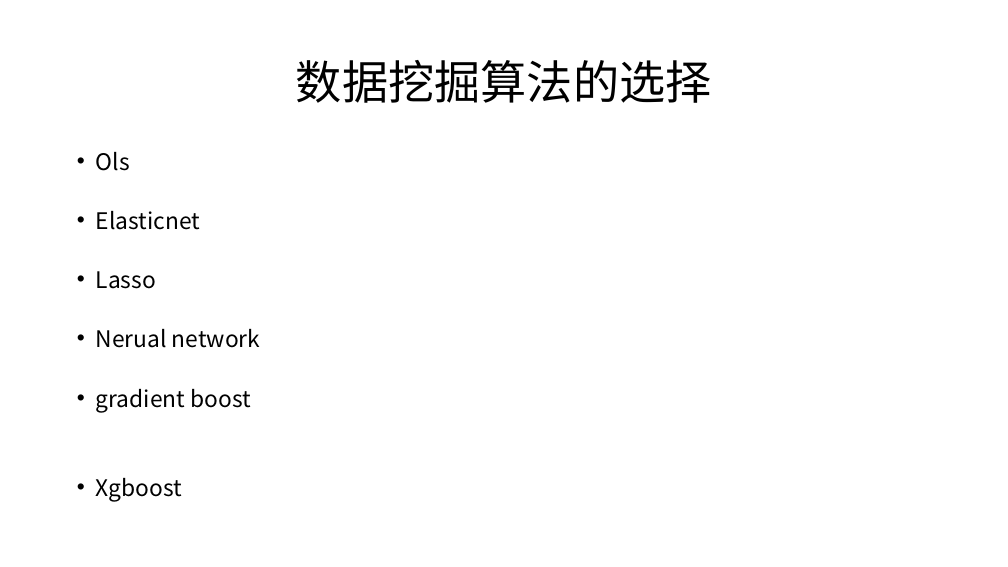
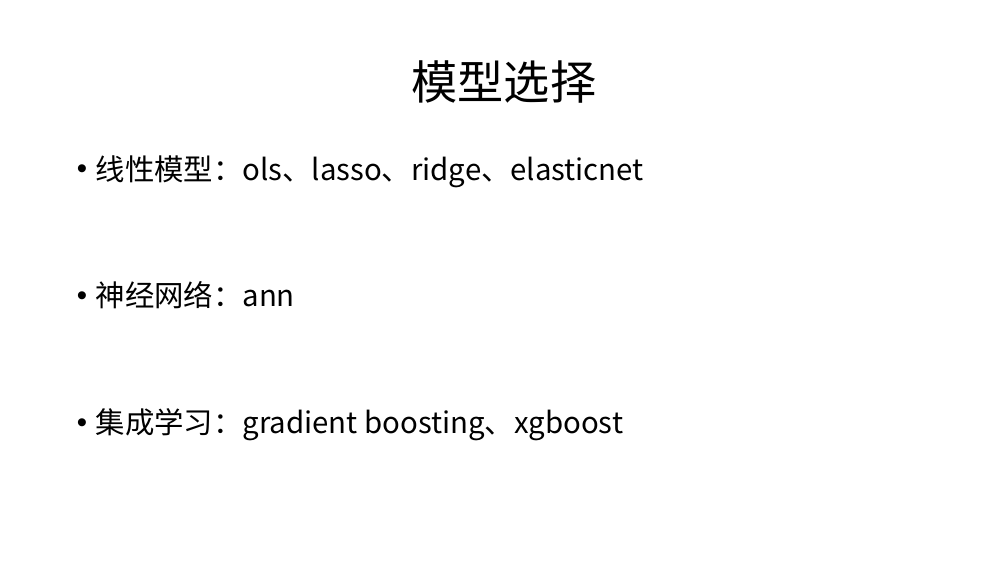
Before and after one commit to LZKPKU/-, a slide deck: slide 8 of 期末报告.pptx (slide 3 before the commit). Drawn at 1008x567 pixels with LibreOffice and Linux fonts; fonts in the diff are those of the drawing. Boxes give left, top, right and bottom in pixels: in the first picture for what was removed or moved away, otherwise in the second. Text is boxed around its words. In the diff, an @@ line names an element or a change of style, - is before the commit and + after.

```diff
--- a/期末报告.pptx
+++ b/期末报告.pptx
@@ title at (411, 60, 596, 103): text changed @@
-数据挖掘算法的选择
+模型选择
@@ text at (96, 155, 644, 441): text changed; size 21.7 to 28 pt @@
-• Ols
-• Elasticnet
-• Lasso
-• Nerual network
-• gradient boost
-• Xgboost
+• 线性模型：ols、lasso、ridge、elasticnet
+• 神经网络：ann
+• 集成学习：gradient boosting、xgboost
```
Also in this commit, not shown: 20 other slides changed, 6 slides added.
